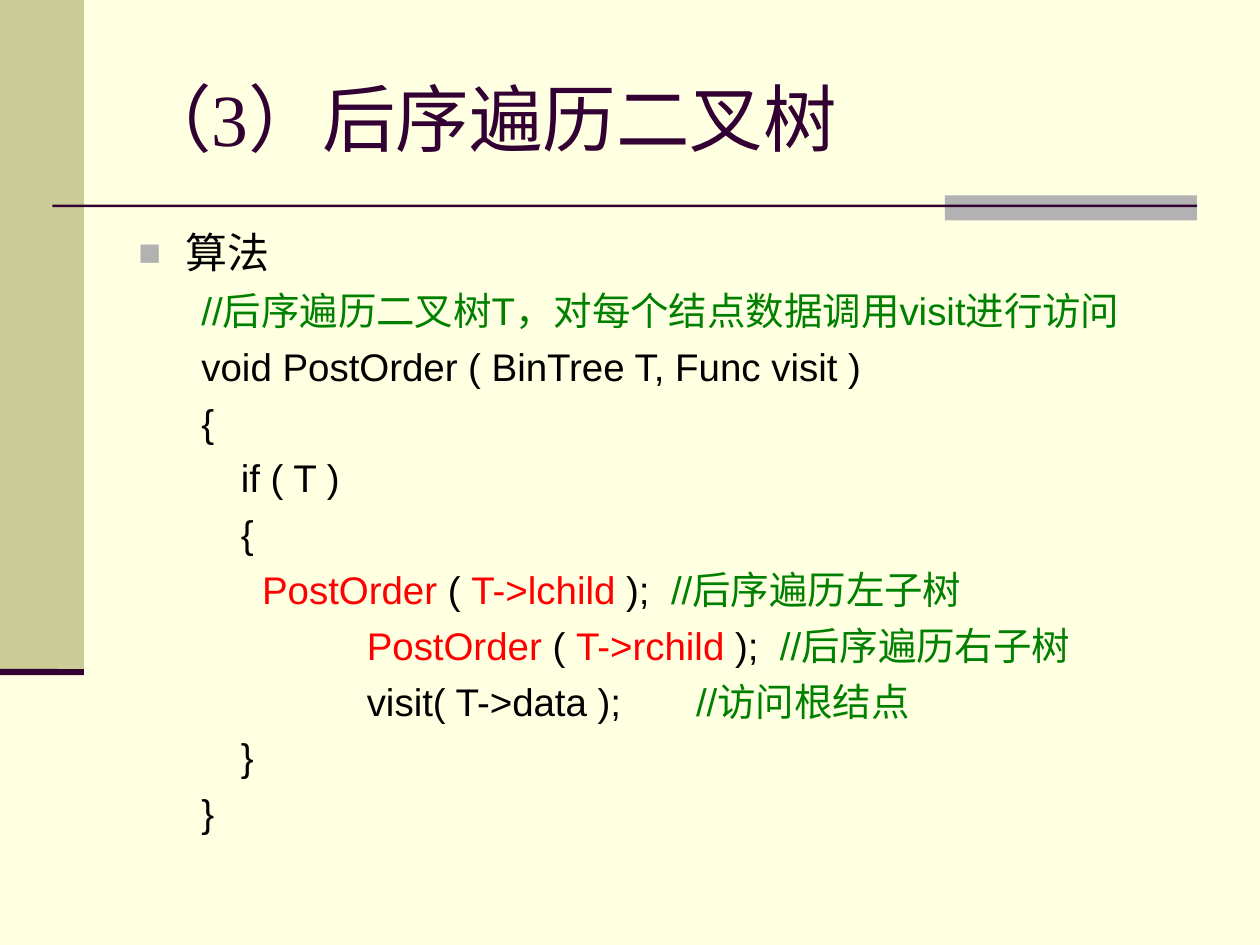
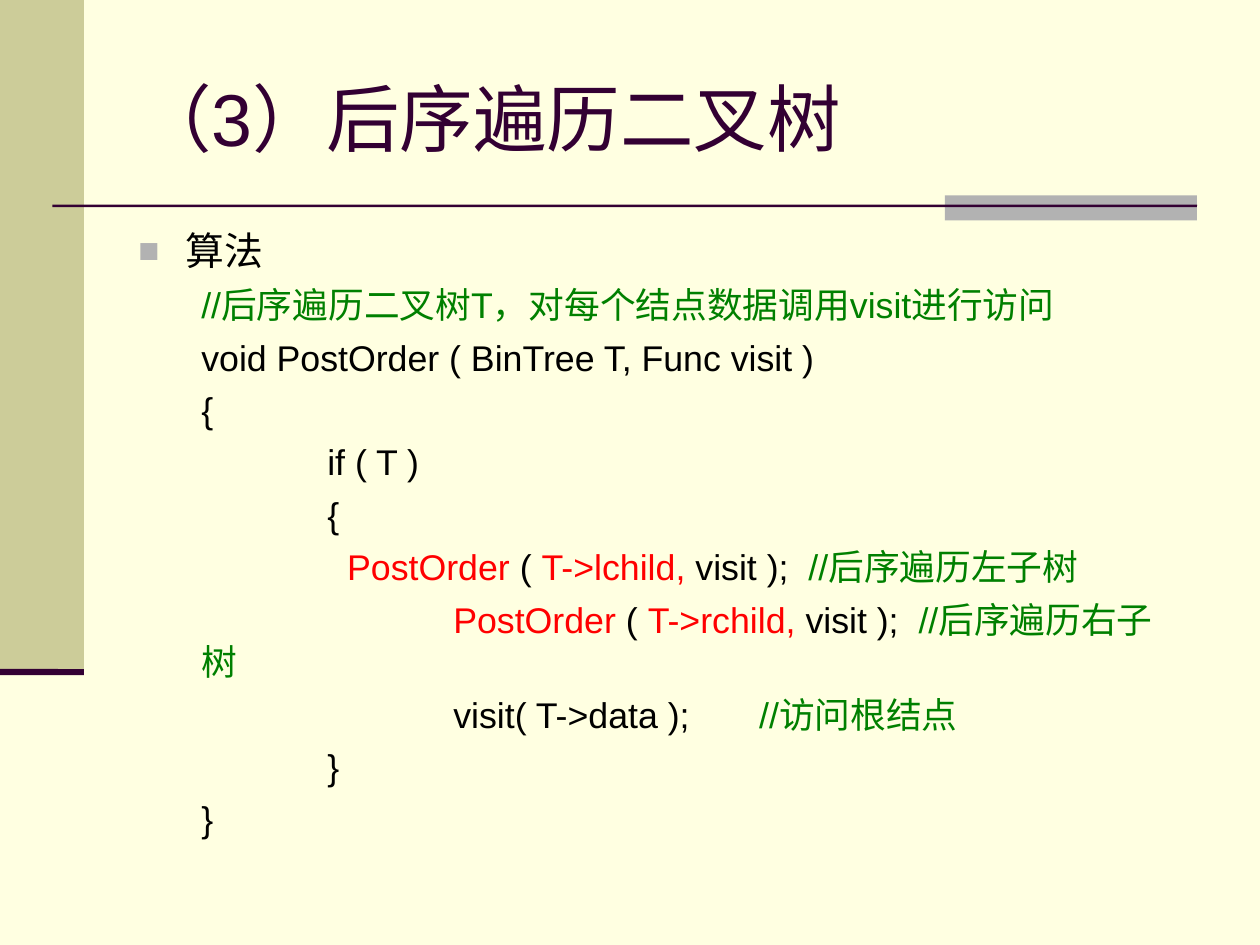
Before and after one commit to zhuangbo/ds-cpp, a slide deck: slide 10 of slides/PPT/ds6.3.ppt. Drawn at 1260x945 pixels with LibreOffice and Linux fonts; fonts in the diff are those of the drawing. Boxes give left, top, right and bottom in pixels: in the first picture for what was removed or moved away, otherwise in the second. Text is boxed around its words. In the diff, an @@ line names an element or a change of style, - is before the commit and + after.

```diff
--- a/slides/PPT/ds6.3.ppt
+++ b/slides/PPT/ds6.3.ppt
@@ title "（3）后序遍历二叉树" at [138, 83, 841, 153]: font Times New Roman to Arial @@
@@ text at [186, 232, 1054, 735]: size 24 to 22.2 pt in "算法"; size 22 to 20.4 pt in "//后序遍历二叉树T，对每个结点数据调用visit进行访问", "void PostOrder ( BinTree T, Func visit ...", "{", "if ( T )" and 4 more places; indent changed @@
@@ text at [201, 552, 1153, 678]: text changed; size 22 to 20.4 pt @@
-  PostOrder ( T->lchild ); //后序遍历左子树
-  PostOrder ( T->rchild ); //后序遍历右子树
+  PostOrder ( T->lchild, visit ); //后序遍历左子树
+  PostOrder ( T->rchild, visit ); //后序遍历右子树
```
Also in this commit, not shown: 35 other slides changed, 6 slides added.
